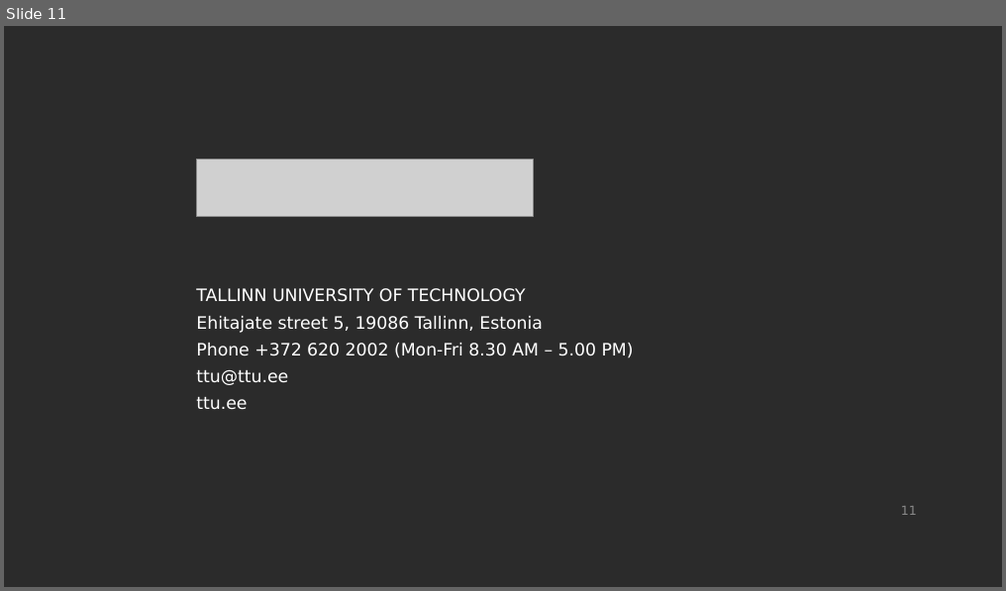
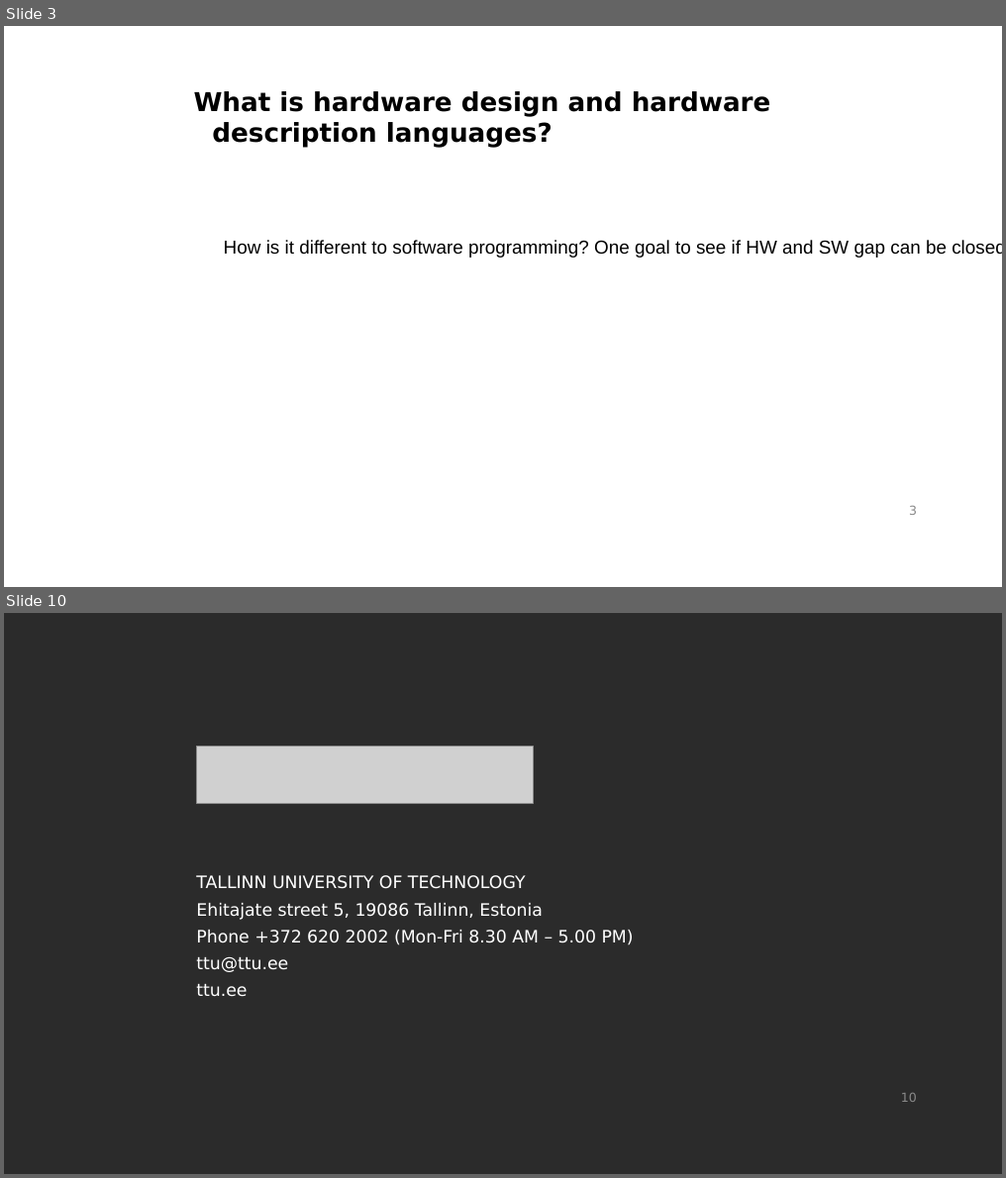
Before and after one commit to gasparka/thesis, a slide deck: presentation.odp. Shown one above the other, each under a label of ours: slide 11 before the commit, slides 3 and 10 after it; the slides between them are not shown. The pictures are 1006x591 and 1006x1178 pixels, drawn with LibreOffice and Linux fonts; fonts in the diff are those of the drawing; grey boxes stand for pictures; background and template pictures are left out; a plain dark background stands for a picture behind light text. Boxes give left, top, right and bottom in pixels: in the first picture for what was removed or moved away, otherwise in the second. Text is boxed around its words. In the diff, an @@ line names an element or a change of style, - is before the commit and + after.

```diff
--- a/presentation.odp
+++ b/presentation.odp
@@ slide 3 added at (4,26,1002,587), background #FFFFFF; not listed: 1 template element that a slide beside it also shows @@
@@ text added at (194,91,771,148), 25 pt, text #000000, bold @@
+What is hardware design and hardware description languages?
@@ text added at (224,240,1002,258), 18 pt, text #000000 @@
+How is it different to software programming? One goal to see if HW and SW gap can be closed?
@@ what was slide 11 is now slide 10 @@
@@ page number at (901,1093,917,1102): text changed @@
-11
+10
```
Also in this commit, not shown: 6 other slides added, 8 slides removed.
